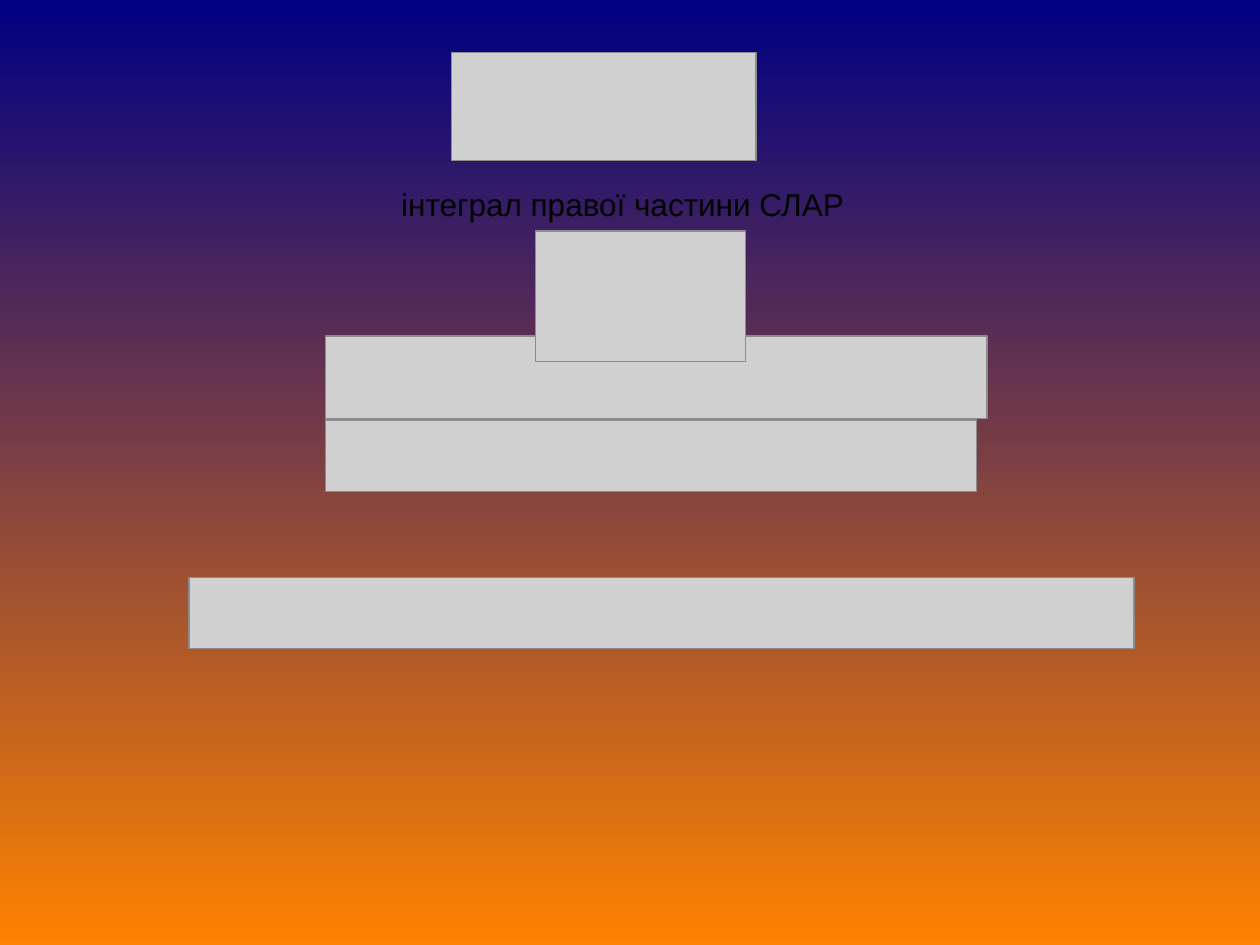
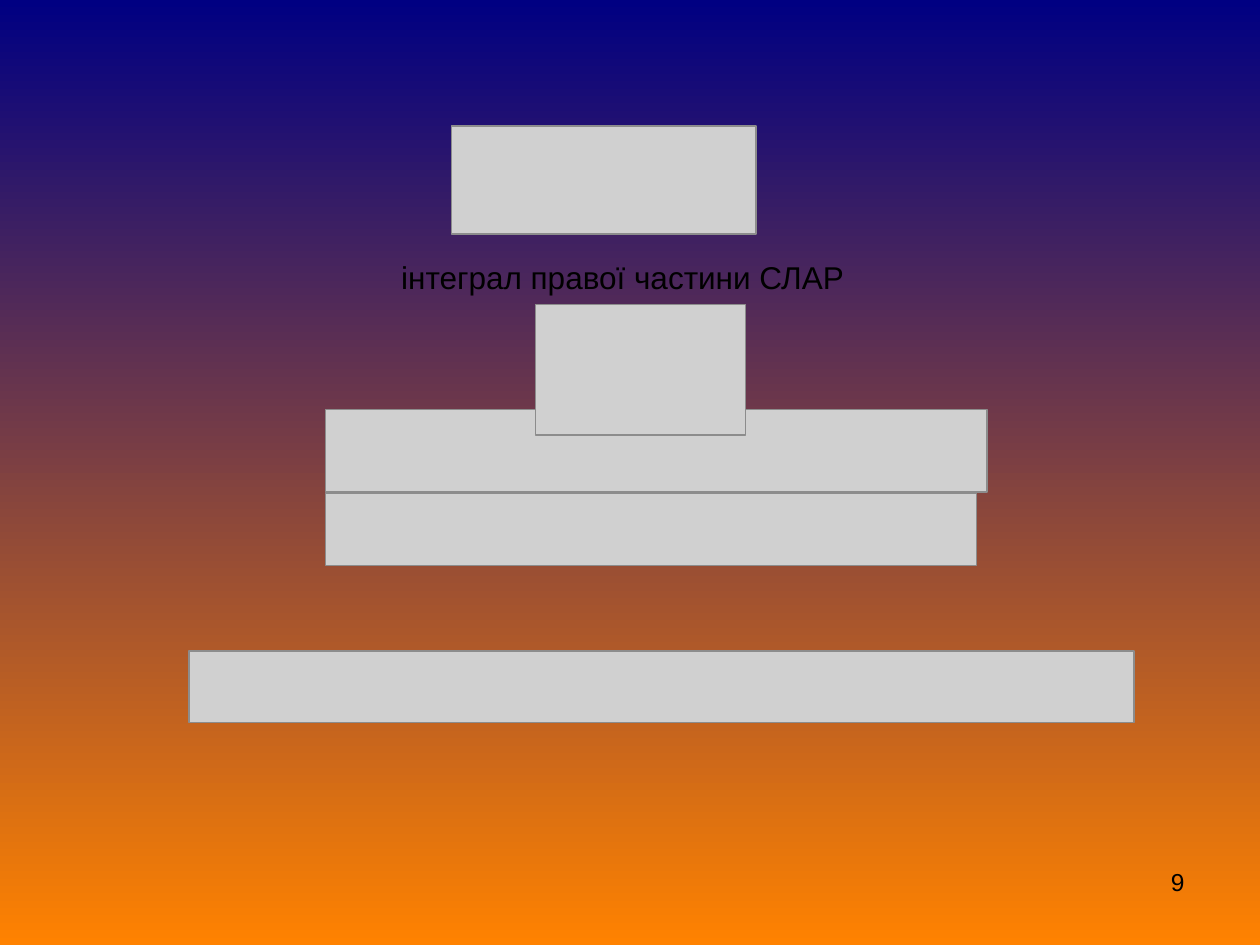
Before and after one commit to Ev1lSoda/FEM, a slide deck: slide 9 of дипломна/Дипломна робота.pps (slide 15 before the commit). Drawn at 1260x945 pixels with LibreOffice and Linux fonts; fonts in the diff are those of the drawing; grey boxes stand for pictures. Boxes give left, top, right and bottom in pixels: in the first picture for what was removed or moved away, otherwise in the second. Text is boxed around its words. In the diff, an @@ line names an element or a change of style, - is before the commit and + after.

```diff
--- a/дипломна/Дипломна робота.pps
+++ b/дипломна/Дипломна робота.pps
@@ 2 pictures, 1 text: place and size @@
-2 pictures, 1 text at (189, 53, 1134, 649)
+2 pictures, 1 text at (189, 126, 1134, 723)
@@ picture: place and size @@
-picture at (325, 336, 987, 420)
+picture at (536, 305, 746, 436)
@@ picture: place and size @@
-picture at (325, 420, 976, 491)
+picture at (325, 410, 987, 493)
@@ picture: place and size @@
-picture at (536, 231, 746, 362)
+picture at (325, 494, 976, 566)
@@ page number added at (1171, 874, 1185, 892), 14 pt, text #000000 @@
+9
```
Also in this commit, not shown: 9 other slides changed, 7 slides added, 13 slides removed, 8 other files.
